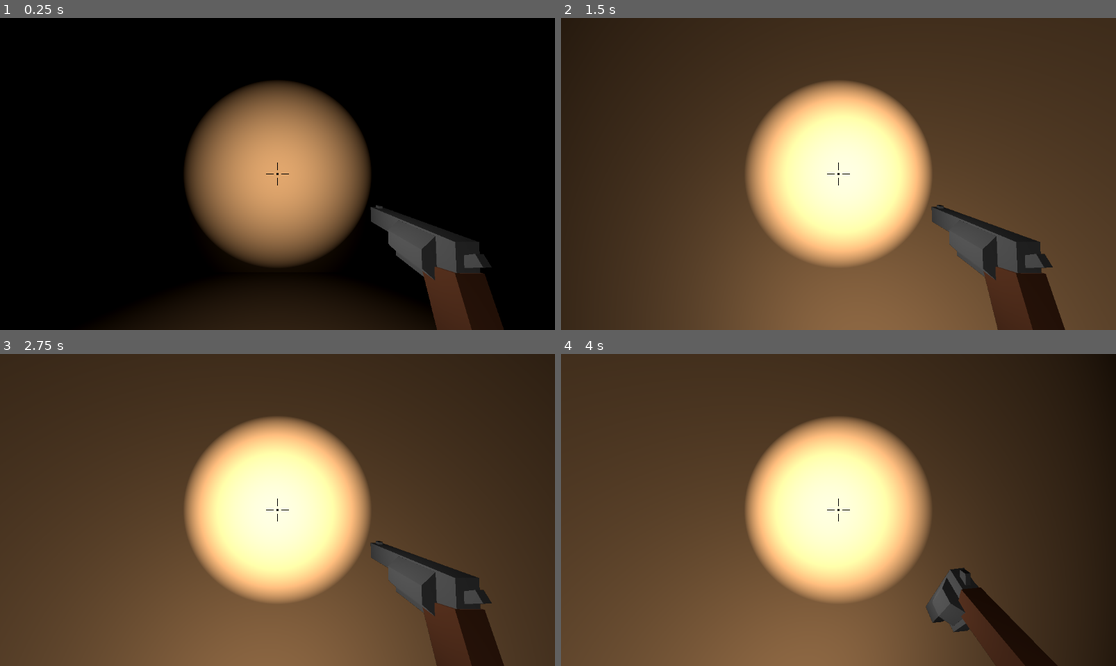
Above: before the commit, frames 1-4 (two rows, left to right).
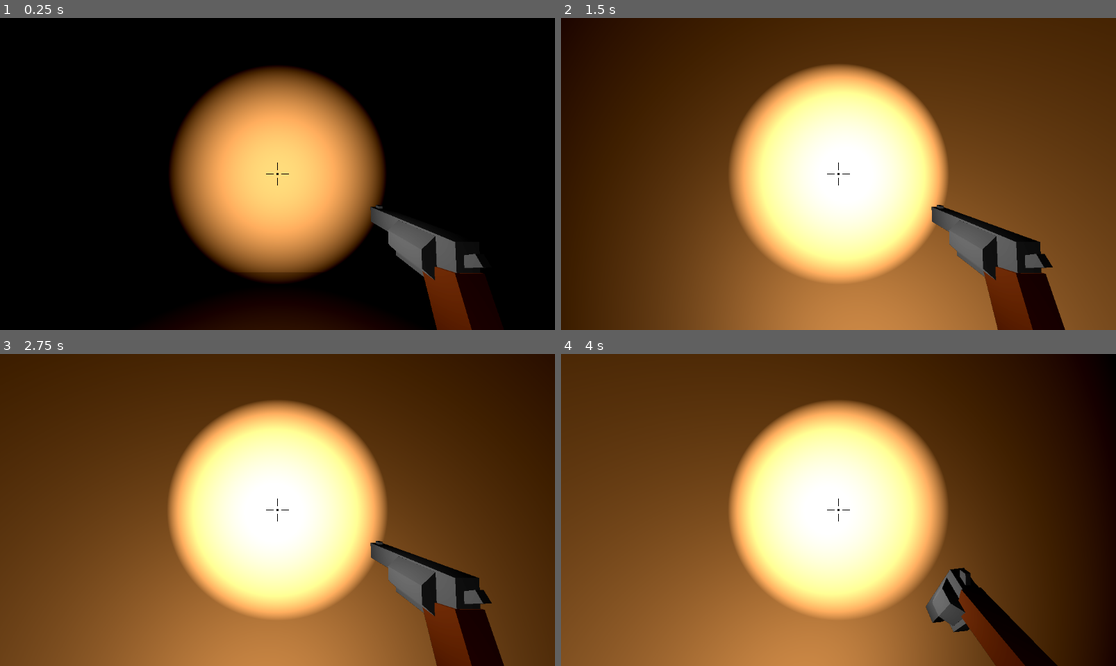
Above: after the commit, the same moments.

Repository: isterkvarn/MazeShooter
Game: Godot game, scene res://main.tscn
Same seed, same stepped clock (60 frames per second), same inputs: the game is played once before the commit and once after it.
Inputs (mouse positions are in pixels of both pictures, inside the frame that each line leads up to):
- Up to frame 1 (0.25 s): no input
- Up to frame 2 (1.5 s): tap Enter at 0.5 s; move the mouse to (866, 174) at 0.52 s; hold W (forward) from 0.53 s (still down); click (866, 174) at 0.6 s; tap Space (jump) at 0.77, 1.25 s; move the mouse to (810, 174) at 1.27 s; click (810, 174) at 1.35 s
- Up to frame 3 (2.75 s): keep holding W (forward); tap Space (jump) at 1.52 s; tap Enter at 2 s; move the mouse to (288, 503) at 2.02 s; click (288, 503) at 2.1 s
- Up to frame 4 (4 s): keep holding W (forward); tap Space (jump) at 2.75, 3.02, 3.77 s; move the mouse to (832, 516) at 2.77 s; click (832, 516) at 2.85 s; move the mouse to (877, 513) at 3.52 s; click (877, 513) at 3.6 s

The runs differ from the first frame. In frame 1, 21% of the frame differs, in the area x 30-85%, y 15-96%; in frame 2, 46%; in frame 3, 47%; in frame 4, 49%, in the area x 0-91%, y 0-100%.

Commit message:
added enviroment and changed navigartion for goats

Diff:
--- a/goat_man/goat_man.gd
+++ b/goat_man/goat_man.gd
@@ -25,8 +25,8 @@
 		turn_timer = 0.2
 
 		# Adjust so in middle of corridor
-		global_position.x = snapped(global_position.x, 5)
-		global_position.y = snapped(global_position.y, 5)
+		global_position.x = snapped(global_position.x + 2.5, 5)
+		global_position.y = snapped(global_position.y + 2.5, 5)
 
 		var turn_options = []
 
@@ -50,7 +50,7 @@
 		forward = forward.rotated(Vector3(0, 1, 0), turn)
 
 func in_grid():
-	var global_pos = abs(global_position)
+	var global_pos = abs(global_position + Vector3(2.5, 0, 2.5))
 	var decimal_x = global_pos.x - int(global_pos.x)
 	var decimal_z = global_pos.z - int(global_pos.z)
 	var mod_x = int(global_pos.x) % 5
--- /dev/null
+++ b/player/player.tres
@@ -0,0 +1,10 @@
+[gd_resource type="Environment" format=3 uid="uid://dlxb8m8j8lyw3"]
+
+[resource]
+background_mode = 1
+volumetric_fog_enabled = true
+volumetric_fog_albedo = Color(1, 0.764706, 0.694118, 1)
+adjustment_enabled = true
+adjustment_brightness = 1.1
+adjustment_contrast = 1.3
+adjustment_saturation = 1.1
--- a/player/player.tscn
+++ b/player/player.tscn
@@ -1,8 +1,9 @@
-[gd_scene load_steps=10 format=3 uid="uid://bd7yvbqj1grjx"]
+[gd_scene load_steps=11 format=3 uid="uid://bd7yvbqj1grjx"]
 
 [ext_resource type="Script" path="res://player/player.gd" id="1_c0mdm"]
 [ext_resource type="Texture2D" uid="uid://cbj7vvmbnmyav" path="res://assests/images/crosshair.png" id="2_3f76i"]
 [ext_resource type="ArrayMesh" uid="uid://pq11u4r7fagw" path="res://assests/models/muzzle_flash.obj" id="2_5yqjn"]
+[ext_resource type="Environment" uid="uid://dlxb8m8j8lyw3" path="res://player/player.tres" id="2_fjcxy"]
 [ext_resource type="ArrayMesh" uid="uid://kt7s7t75gwj1" path="res://assests/models/gun.obj" id="2_hj4ws"]
 
 [sub_resource type="CapsuleShape3D" id="CapsuleShape3D_ndbho"]
@@ -72,6 +73,7 @@
 [node name="Camera3D" type="Camera3D" parent="RotationHelper"]
 transform = Transform3D(1, 0, 0, 0, 1, 0, 0, 0, 1, 0, -0.0435137, 0)
 cull_mask = 1048573
+environment = ExtResource("2_fjcxy")
 current = true
 fov = 90.0
 
@@ -92,6 +94,7 @@
 [node name="GunCam" type="Camera3D" parent="RotationHelper/SubViewportContainer/SubViewport"]
 transform = Transform3D(1, 0, 0, 0, 1, 0, 0, 0, 1, 0, 0.596675, 0)
 cull_mask = 1047554
+environment = ExtResource("2_fjcxy")
 fov = 90.0
 
 [node name="MuzzleFlash" type="MeshInstance3D" parent="RotationHelper"]
@@ -119,6 +122,7 @@
 [node name="OmniLight3D" type="OmniLight3D" parent="RotationHelper/Gun"]
 transform = Transform3D(1, 1.39698e-09, 0, -1.39698e-09, 1, 0, 0, 0, 1, -6.28522, 5.52327, -1.48481)
 layers = 2
+light_energy = 1.5
 light_cull_mask = 4294966274
 omni_range = 1.17686
 
@@ -126,11 +130,13 @@
 transform = Transform3D(1, 0, 0, 0, 1, 0, 0, 0, 1, 0, -0.0435137, 0)
 light_energy = 7.0
 spot_range = 23.6429
-spot_angle = 31.1758
+spot_attenuation = 0.8
+spot_angle = 35.3556
+spot_angle_attenuation = 0.90125
 
 [node name="OmniLight3D" type="OmniLight3D" parent="."]
 layers = 3
-light_energy = 0.5
+light_energy = 0.7
 omni_range = 3.0
 
 [node name="Control" type="Control" parent="."]
